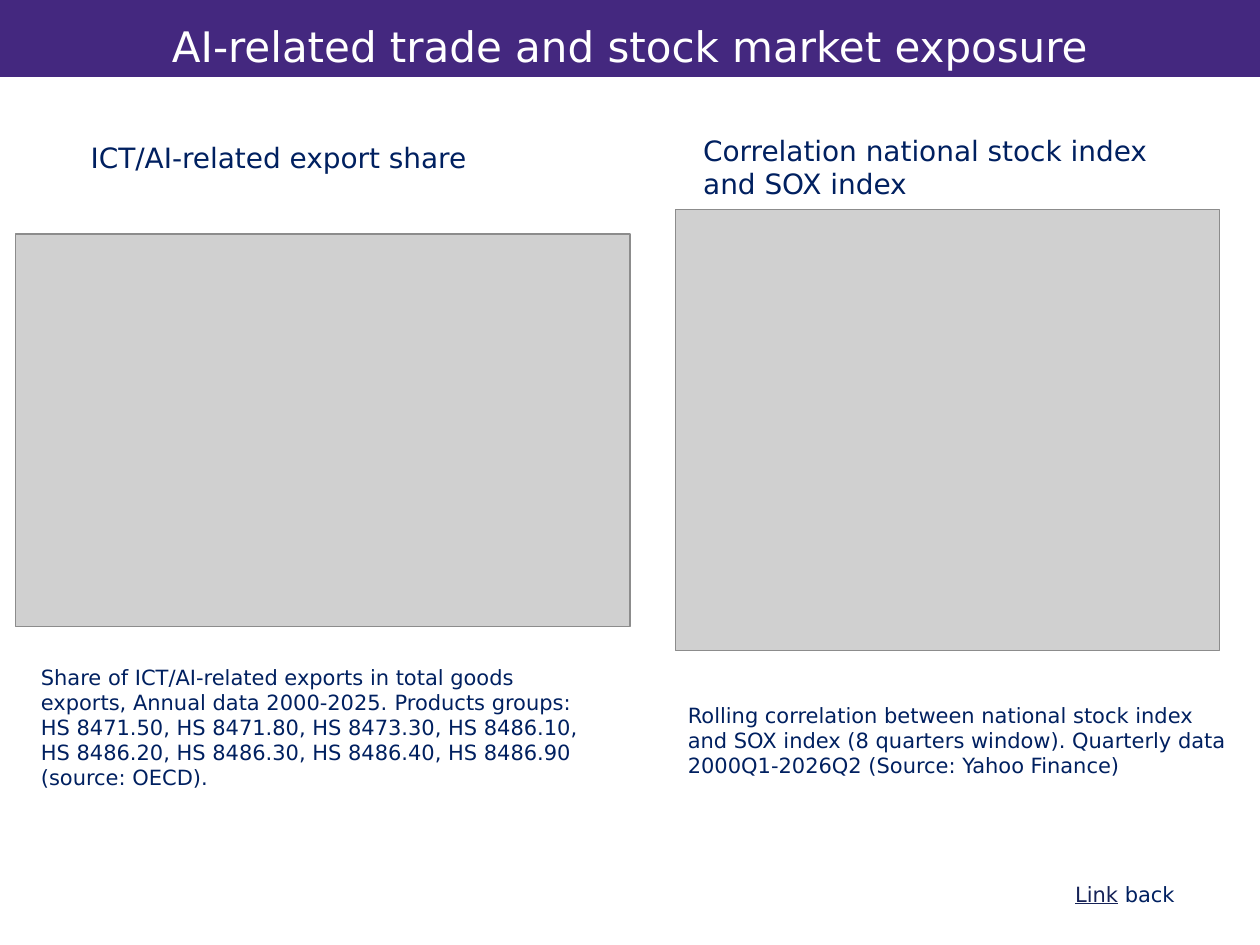
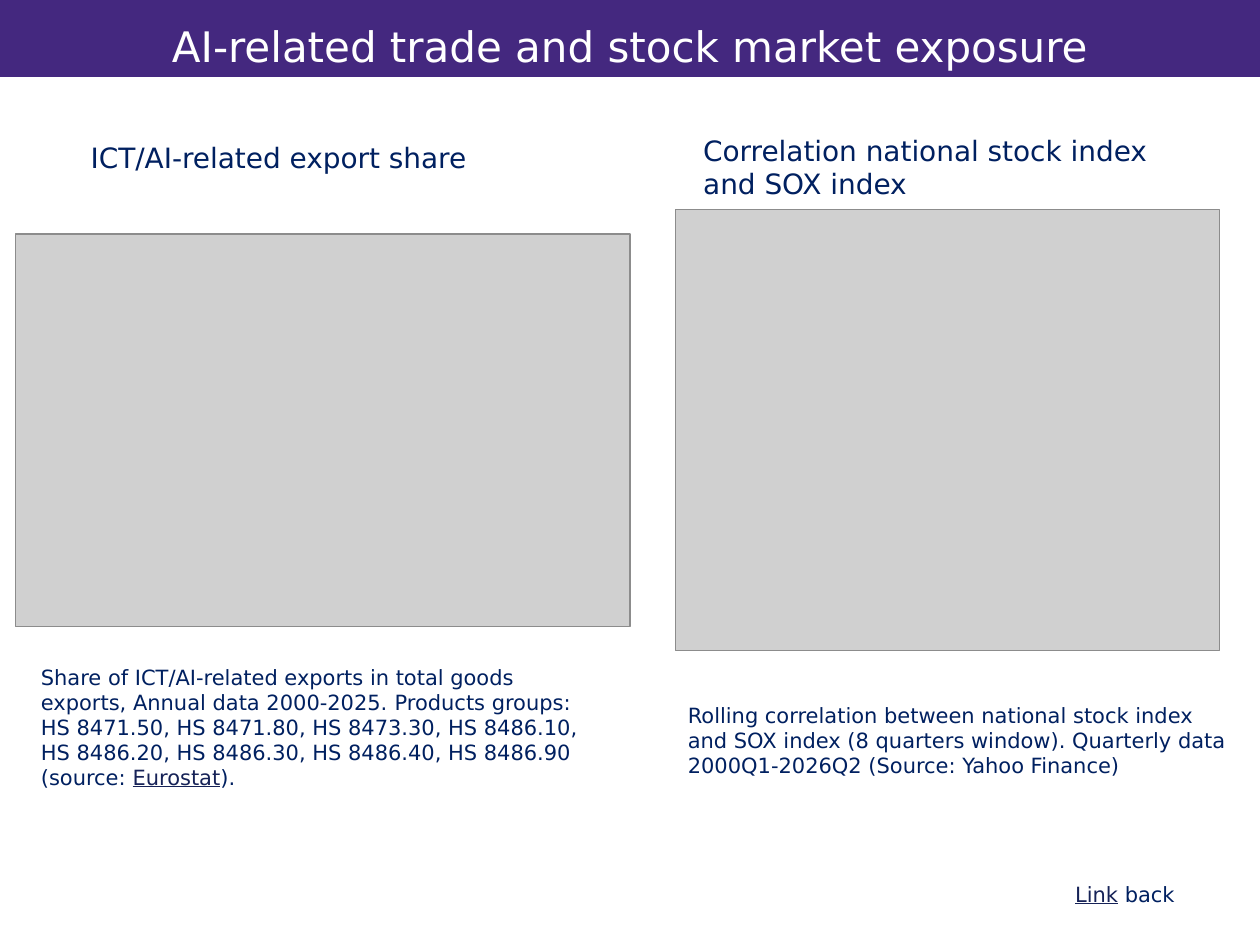
Before and after one commit to vandenEnd/scripts, a slide deck: slide 14 of Resilience.pptx. Drawn at 1260x945 pixels with LibreOffice and Linux fonts; fonts in the diff are those of the drawing; grey boxes stand for pictures; background and template pictures are left out. Boxes give left, top, right and bottom in pixels: in the first picture for what was removed or moved away, otherwise in the second. Text is boxed around its words. In the diff, an @@ line names an element or a change of style, - is before the commit and + after.

```diff
--- a/Resilience.pptx
+++ b/Resilience.pptx
@@ text at [41, 669, 577, 788]: text changed @@
-Share of ICT/AI-related exports in total goods exports, Annual data 2000-2025. Products groups: HS 8471.50, HS 8471.80, HS 8473.30, HS 8486.10, HS 8486.20, HS 8486.30, HS 8486.40, HS 8486.90 (source: OECD).
+Share of ICT/AI-related exports in total goods exports, Annual data 2000-2025. Products groups: HS 8471.50, HS 8471.80, HS 8473.30, HS 8486.10, HS 8486.20, HS 8486.30, HS 8486.40, HS 8486.90 (source: Eurostat).
```
Also in this commit, not shown: 3 other slides changed.
